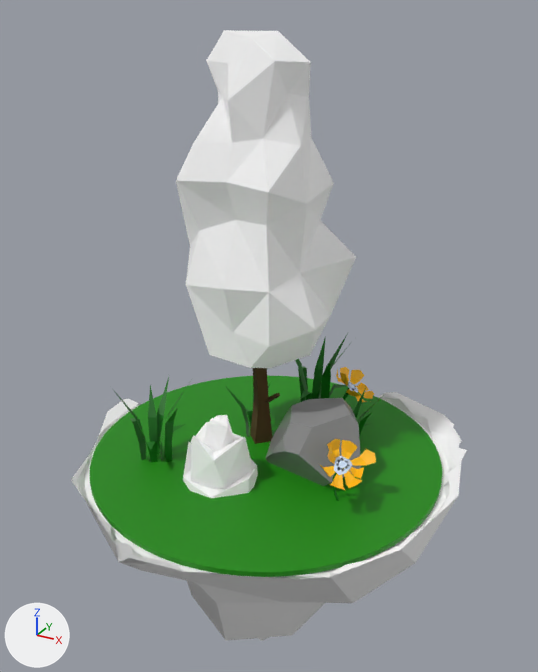
The glTF model metas/public/medium1disc.gltf as it was, and as the next commit left it.
One viewpoint serves both versions: a camera (50 mm lens) standing at (1.42, -4.36, 1.93) and looking at (-0.09, -1.62, 0.56). The axes (+X, +Y, +Z) are drawn at lower left. The lights are the same throughout. Where no turn or scale is listed for an object, it has been applied to the vertices. Vertices at the same position are counted once.

Objects in the first picture: 'Bedrock.001', 'Bush2', 'Grass-m.001', 'Grass-m.002', 'Ground.001', 'Rock.001', 'Tree5Group3', 'flower2.002'.
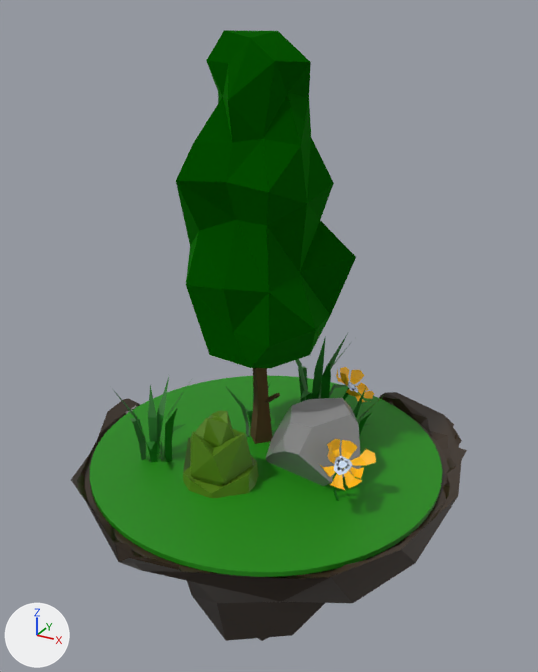
The newer file is also turned or shifted as a whole; pictures and numbers use the older file's frame.

Patch to the scene script:
```diff
--- a/metas/public/medium1disc.gltf.py
+++ b/metas/public/medium1disc.gltf.py
@@ mat_bedrock @@
 mat_bedrock = principled_material('Bedrock')
-mat_bedrock.base_color = (1.0, 1.0, 1.0)  # white #ffffff
+mat_bedrock.base_color = (0.0395, 0.0242, 0.013)  # brown #382b1e
 mat_bedrock.roughness = 0.29
@@ mat_leaves @@
 mat_leaves = principled_material('Leaves')
-mat_leaves.base_color = (1.0, 1.0, 1.0)  # white #ffffff
+mat_leaves.base_color = (0.00304, 0.202, 0.0)  # dark green #0a7c00
 mat_leaves.metallic = 1.0
@@ mat_light_leave_basic @@
+mat_light_leave_basic = principled_material('Light-leave-basic')
+mat_light_leave_basic.base_color = (0.091, 0.221, 0.00622)  # green #558112
@@ me_icosphere_012 @@
 me_icosphere_012.from_pydata(...)  # 55 vertices, 88 faces; spans x -0.183..0.183, y -0.172..0.174, z 0.002..0.539
 # used by ob_bush2; location = (-0.17, -1.94, -0.267)
+# me_icosphere_012 part 1: the loose piece of 21 vertices spanning x -0.183..0.183, y -0.172..0.174, z 0.002..0.362 is moved by (0.0, 0.0, 0.022)
+# me_icosphere_012 part 2: the loose piece of 20 vertices spanning x -0.146..0.133, y -0.132..0.143, z 0.217..0.492 is moved by (0.0, 0.0, 0.022)
+# me_icosphere_012 part 3: the loose piece of 14 vertices spanning x -0.066..0.069, y -0.061..0.062, z 0.374..0.539 is moved by (0.0, 0.0, 0.022), in mat_light_leave_basic (green #558112)
 me_icosphere_012.materials.append(mat_light_leave)
+me_icosphere_012.materials.append(mat_light_leave_basic)  # green #558112
```

What differs and where, as boxes [x1, y1, x2, y2] in the pictures (538 x 672 px; the box of a moved part takes in the faces that stretch with it):
'Tree5Group3', recoloured (white to green)
    both: [176, 30, 356, 372]
'Bedrock.001', recoloured
    both: [71, 392, 467, 641]
'Bush2', reshaped
    before: [183, 415, 258, 498]
    after: [183, 411, 258, 498]
part 1 of me_icosphere_012, moved or reshaped
    before: [183, 442, 258, 498]
    after: [183, 437, 258, 498]
part 2 of me_icosphere_012, moved or reshaped
    before: [191, 422, 253, 489]
    after: [190, 418, 253, 485]
part 3 of me_icosphere_012, moved or reshaped
    before: [204, 415, 235, 451]
    after: [203, 411, 235, 447]
